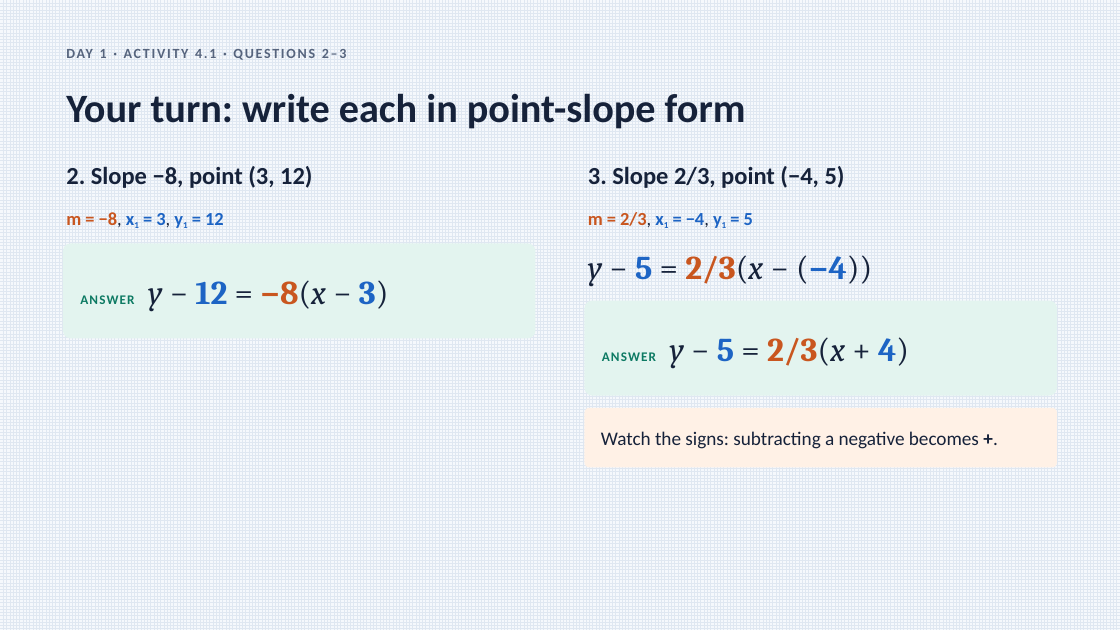
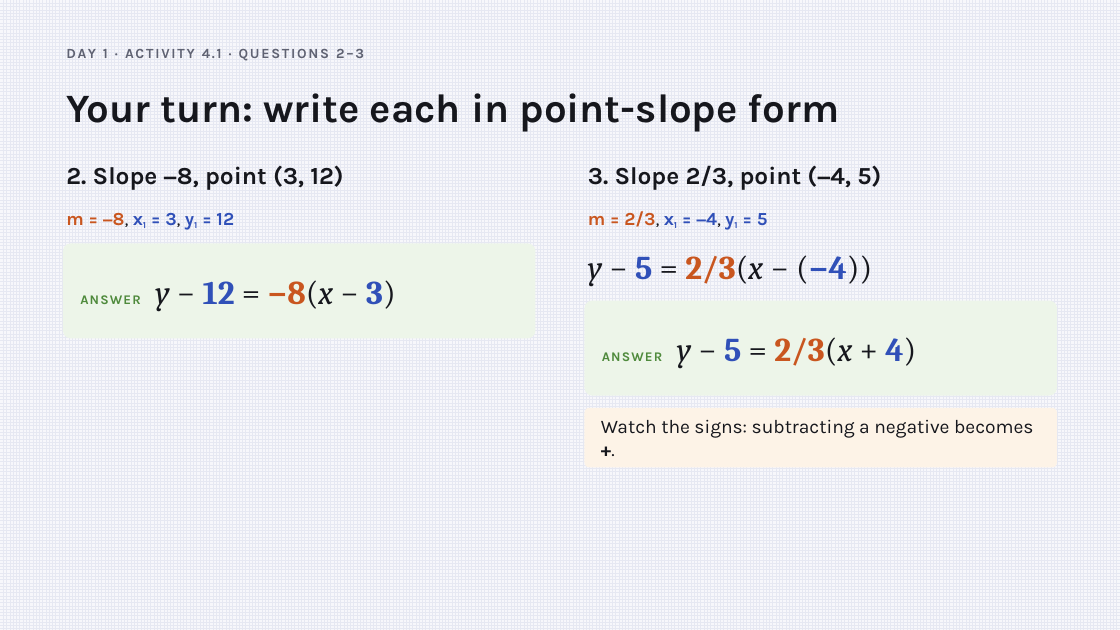
Before and after one commit to Apolloat2022/Algebra1M2U1L4, a slide deck: slide 13 of point-slope-form-lesson4.pptx. Drawn at 1120x630 pixels with LibreOffice and Linux fonts; fonts in the diff are those of the drawing. Boxes give left, top, right and bottom in pixels: in the first picture for what was removed or moved away, otherwise in the second. Text is boxed around its words. In the diff, an @@ line names an element or a change of style, - is before the commit and + after.

```diff
--- a/point-slope-form-lesson4.pptx
+++ b/point-slope-form-lesson4.pptx
@@ background pattern #DFE7F1 on #F5F8FC to pattern #E6E8F2 on #F7F7FB @@
@@ text "DAY 1 · ACTIVITY 4.1 ..." at <box>103,49,364,58</box>: font Calibri to Karla, text colour #56647D to #5F6272 @@
@@ font Calibri to Karla, text colour #16223A to #16171D in 3 elements at <box>66,93,839,132</box>, <box>66,165,343,190</box>, <box>588,165,881,190</box> @@
@@ text "m = −8, x1 = ..." at <box>66,213,234,227</box>: font Calibri to Karla; text colour #16223A to #16171D in "−8, 3,"; text colour #1D64C4 to #3050B8 in "x1 = 3, y1 = 12" @@
@@ text "m = 2/3, x1 = ..." at <box>588,211,768,227</box>: font Calibri to Karla; text colour #16223A to #16171D in "2/3, −4,"; text colour #1D64C4 to #3050B8 in "x1 = −4, y1 = 5" @@
@@ rounded rectangle "ANSWER y − 12 = ..." at <box>63,244,535,339</box>: font Calibri to Karla, text colour #0D7A63 to #4F8A3C in "ANSWER"; text colour #16223A to #16171D in "y − = −8(x − 3)"; text colour #1D64C4 to #3050B8 in "12 3)"; fill #E3F4EF to #EDF5E9 @@
@@ text "y − 5 = 2/3(x ..." at <box>588,255,872,286</box>: text colour #16223A to #16171D in "y − = 2/3(x − (−4))"; text colour #1D64C4 to #3050B8 in "5 (−4))" @@
@@ rounded rectangle "ANSWER y − 5 = ..." at <box>585,301,1057,396</box>: font Calibri to Karla, text colour #0D7A63 to #4F8A3C in "ANSWER"; text colour #16223A to #16171D in "y − = 2/3(x + 4)"; text colour #1D64C4 to #3050B8 in "5 4)"; fill #E3F4EF to #EDF5E9 @@
@@ rounded rectangle "Watch the signs: subtracting a ..." at <box>585,408,1057,468</box>: font Calibri to Karla, text colour #16223A to #16171D; fill #FFF1E6 to #FDF3E7 @@
```
Also in this commit, not shown: 30 other slides changed, 2 other files.
